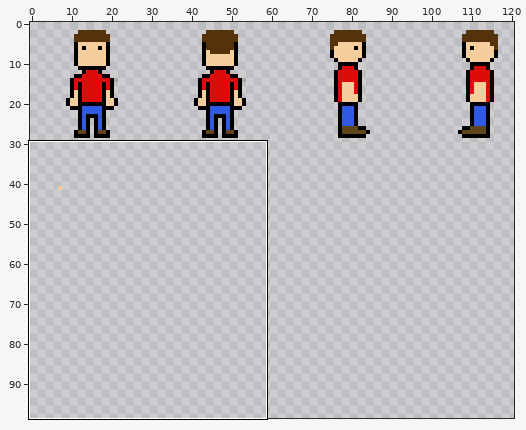
File history of a sprite sheet, res/characterSheet.png. The first picture is a wide view before the edit; the outline marks the close-up.
Close-up. The starting point:
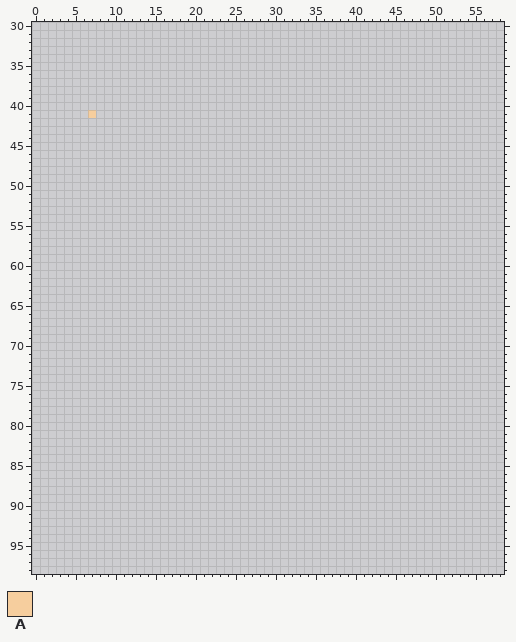
The file is 256x256 pixels. Pixels under 10% opacity are left out. Colours within 5 levels of each other are drawn and written as one. Shown: x 0..58, y 30..98. The wide view leaves out empty margins. The commit also changed other parts of the picture, which this record leaves out.
Palette (. is transparent): A #f6ce9e
Pixels before (only the part around the change), first column x 0:
30 ...........................................................
31 ...........................................................
32 ...........................................................
33 ...........................................................
34 ...........................................................
35 ...........................................................
36 ...........................................................
37 ...........................................................
38 ...........................................................
39 ...........................................................
40 ...........................................................
41 .......A...................................................
42 ...........................................................
43 ...........................................................
44 ...........................................................
45 ...........................................................
46 ...........................................................
47 ...........................................................
48 ...........................................................
49 ...........................................................
50 ...........................................................
51 ...........................................................
52 ...........................................................
53 ...........................................................
54 ...........................................................
55 ...........................................................
56 ...........................................................
57 ...........................................................
58 ...........................................................
59 ...........................................................
60 ...........................................................
61 ...........................................................
62 ...........................................................
63 ...........................................................
64 ...........................................................
65 ...........................................................
66 ...........................................................
67 ...........................................................
68 ...........................................................
69 ...........................................................
70 ...........................................................
71 ...........................................................
72 ...........................................................
73 ...........................................................
74 ...........................................................
75 ...........................................................
76 ...........................................................
77 ...........................................................
78 ...........................................................
79 ...........................................................
80 ...........................................................
81 ...........................................................
82 ...........................................................
83 ...........................................................
84 ...........................................................
85 ...........................................................
86 ...........................................................
87 ...........................................................
88 ...........................................................
89 ...........................................................
90 ...........................................................
91 ...........................................................
92 ...........................................................
93 ...........................................................
94 ...........................................................
95 ...........................................................
The same view after the edit:
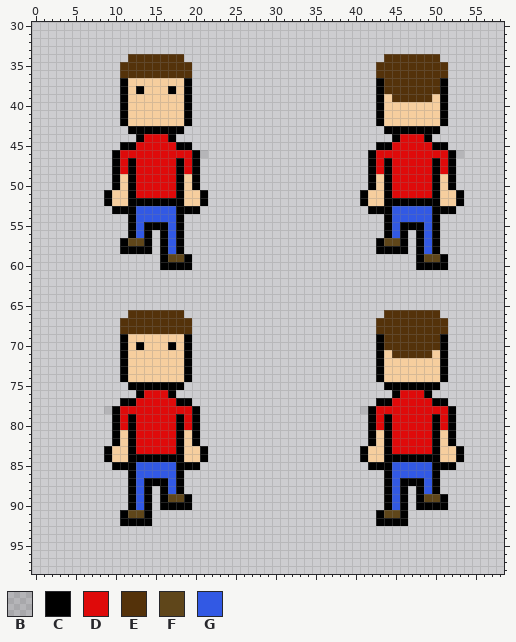
Colours new in this view: B #0000001e  C #000000  D #df0a0a  E #54320a  F #5f461a  G #3259e4
The edit:
Changed rows in their new state; - is an unchanged pixel.
first column x 7:
34 -----EEEEEEE-------------------------EEEEEEE---
35 ----EEEEEEEEE-----------------------EEEEEEEEE--
36 ----EEEEEEEEE-----------------------EEEEEEEEE--
37 ----CAAAAAAAC-----------------------CEEEEEEEC--
38 ----CACAAACAC-----------------------CEEEEEEEC--
39 ----CAAAAAAAC-----------------------CAEEEEEAC--
40 ----CAAAAAAAC-----------------------CAAAAAAAC--
41 .---CAAAAAAAC-----------------------CAAAAAAAC--
42 ----CAAAAAAAC-----------------------CAAAAAAAC--
43 -----CCCCCCC-------------------------CCCCCCC---
44 ------CDDDC---------------------------CDDDC----
45 ----CCDDDDDCC-----------------------CCDDDDDCC--
46 ---CDDDDDDDDDCB--------------------CDDDDDDDDDCB
47 ---CDCDDDDDCDC---------------------CDCDDDDDCDC-
48 ---CDCDDDDDCDC---------------------CDCDDDDDCDC-
49 ---CACDDDDDCAC---------------------CACDDDDDCAC-
50 ---CACDDDDDCAC---------------------CACDDDDDCAC-
51 --CAACDDDDDCAAC-------------------CAACDDDDDCAAC
52 --CAACCCCCCCAAC-------------------CAACCCCCCCAAC
53 ---CCCGGGGGCCC---------------------CCCGGGGGCCC-
54 -----CGGGGGC-------------------------CGGGGGC---
55 -----CGCCCGC-------------------------CGCCCGC---
56 -----CGC-CGC-------------------------CGC-CGC---
57 ----CFFC-CGC------------------------CFFC-CGC---
58 ----CCCC-CGC------------------------CCCC-CGC---
59 ---------CFFC----------------------------CFFC--
60 ---------CCCC----------------------------CCCC--
first column x 9:
66 ---EEEEEEE-------------------------EEEEEEE---
67 --EEEEEEEEE-----------------------EEEEEEEEE--
68 --EEEEEEEEE-----------------------EEEEEEEEE--
69 --CAAAAAAAC-----------------------CEEEEEEEC--
70 --CACAAACAC-----------------------CEEEEEEEC--
71 --CAAAAAAAC-----------------------CAEEEEEAC--
72 --CAAAAAAAC-----------------------CAAAAAAAC--
73 --CAAAAAAAC-----------------------CAAAAAAAC--
74 --CAAAAAAAC-----------------------CAAAAAAAC--
75 ---CCCCCCC-------------------------CCCCCCC---
76 ----CDDDC---------------------------CDDDC----
77 --CCDDDDDCC-----------------------CCDDDDDCC--
78 BCDDDDDDDDDC--------------------BCDDDDDDDDDC-
79 -CDCDDDDDCDC---------------------CDCDDDDDCDC-
80 -CDCDDDDDCDC---------------------CDCDDDDDCDC-
81 -CACDDDDDCAC---------------------CACDDDDDCAC-
82 -CACDDDDDCAC---------------------CACDDDDDCAC-
83 CAACDDDDDCAAC-------------------CAACDDDDDCAAC
84 CAACCCCCCCAAC-------------------CAACCCCCCCAAC
85 -CCCGGGGGCCC---------------------CCCGGGGGCCC-
86 ---CGGGGGC-------------------------CGGGGGC---
87 ---CGCCCGC-------------------------CGCCCGC---
88 ---CGC-CGC-------------------------CGC-CGC---
89 ---CGC-CFFC------------------------CGC-CFFC--
90 ---CGC-CCCC------------------------CGC-CCCC--
91 --CFFC----------------------------CFFC-------
92 --CCCC----------------------------CCCC-------
Where, in picture pixels (left, top, right, bottom), the same in both close-ups:
changed: (88, 54, 208, 270)
added: (360, 54, 464, 270)
added: (104, 310, 208, 526)
added: (360, 310, 464, 526)
